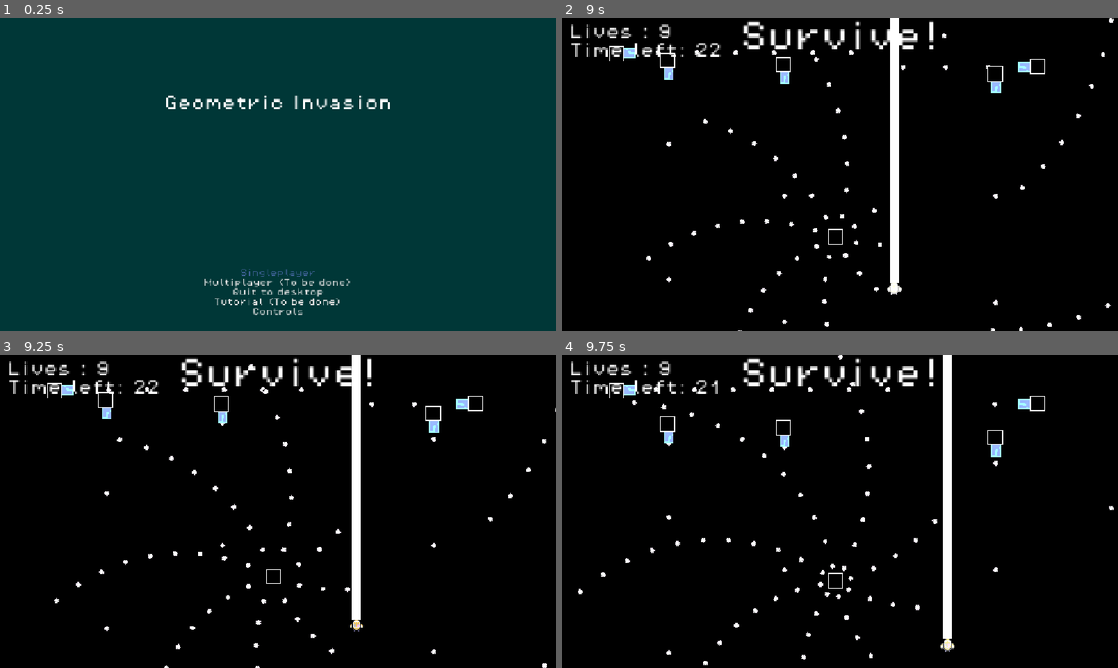
Above: before the commit, frames 1-4 (two rows, left to right).
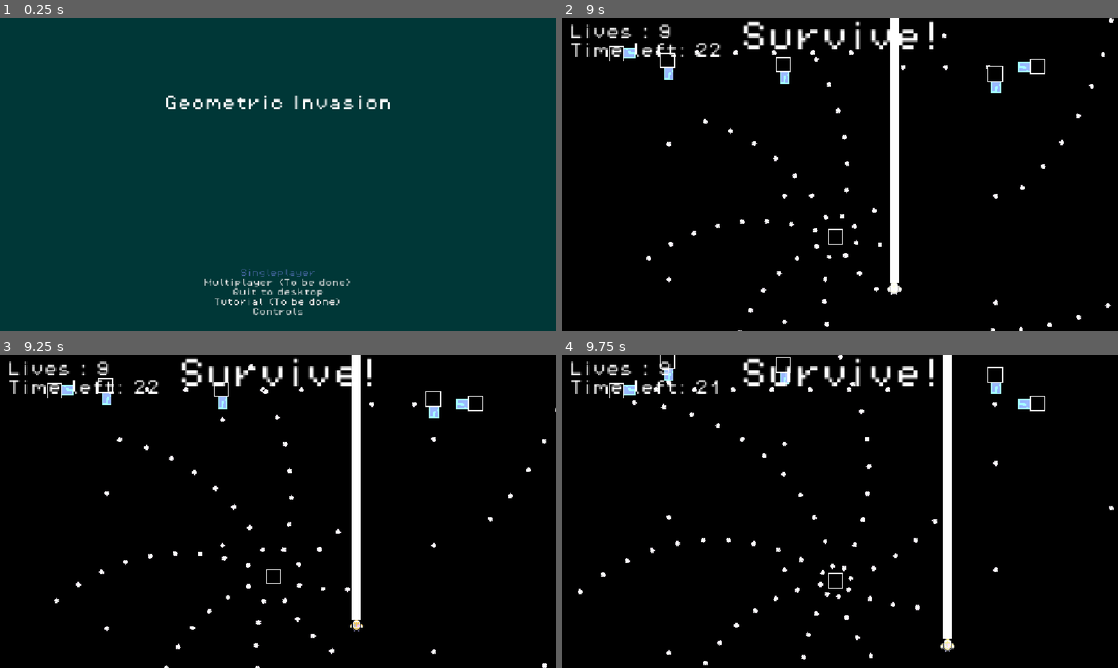
Above: after the commit, the same moments.

Repository: Draftier/Geometric-Invasion-CSS-497
Game: Godot game, scene res://scenes/UI/main_menu.tscn
Same seed, same stepped clock (60 frames per second), same inputs: the game is played once before the commit and once after it.
Inputs:
- Up to frame 1 (0.25 s): no input
- Up to frame 2 (9 s): click "Singleplayer" at 0.5 s; click "Start game" at 1.25 s; hold Right (right) 2.03-2.78 s; tap X (ability) every 2.25 s from 2.1 to 8.85 s; hold Down (down) 2.78-3.53 s; tap Z (shoot) at 2.85, 7.35 s; hold Right (right) 3.53-4.28 s; hold Shift (slow) 3.53-4.28 s; hold Up (up) 4.28-5.03 s; hold Z (shoot) 5.03-5.78 s; hold Left (left) 5.03-6.53 s; tap Shift (slow) at 5.85 s; hold Down (down) 6.53-7.28 s; hold Right (right) 7.28-8.03 s; hold Up (up) 8.03-8.78 s; hold Shift (slow) 8.03-8.78 s; hold Right (right) from 8.78 s (still down)
- Up to frame 3 (9.25 s): keep holding Right (right)
- Up to frame 4 (9.75 s): release Right (right) at 9.53 s; hold Down (down) from 9.53 s (still down); hold Z (shoot) from 9.53 s (still down)

Frames 1-2 are identical in both runs. In frame 3, 0.5% of the frame differs, in the area x 17-80%, y 7-25%; in frame 4, 0.6%, in the area x 17-80%, y 0-33%.
Error in both runs: Invalid access to property or key 'curve' on a base object of type 'Nil'. (res://scripts/enemy/base_enemy.gd:51)

Commit message:
experimenting with bezier curves

Diff:
--- a/geometric-invasion/scenes/Enemy/enemy.tscn
+++ b/geometric-invasion/scenes/Enemy/enemy.tscn
@@ -6,6 +6,7 @@
 [ext_resource type="Script" uid="uid://dmjfjfilssxt6" path="res://scripts/enemy/movement_base.gd" id="2_ixhtt"]
 [ext_resource type="Script" uid="uid://c8u5b5y0i25wp" path="res://scripts/enemy/directional_movement.gd" id="3_ebm38"]
 [ext_resource type="Texture2D" uid="uid://du835wqb2j21b" path="res://assets/sprites/bitmap.png" id="4_5uy6h"]
+[ext_resource type="Script" uid="uid://bho4wgornhjo7" path="res://scripts/enemy/curve_movement.gd" id="4_fx0l5"]
 [ext_resource type="Script" uid="uid://12171bvbqp8w" path="res://scripts/hurt_and_hit_box/hurtbox.gd" id="4_grfqg"]
 [ext_resource type="Script" uid="uid://thlx0gtur2d4" path="res://scripts/enemy/enemy_movement_data.gd" id="4_q0kbr"]
 [ext_resource type="Script" uid="uid://dhan5ja6q4fjx" path="res://scripts/hurt_and_hit_box/hitbox.gd" id="5_eacat"]
@@ -22,9 +23,20 @@
 distance = 0.3
 metadata/_custom_type_script = "uid://c8u5b5y0i25wp"
 
+[sub_resource type="Curve2D" id="Curve2D_q0kbr"]
+_data = {
+"points": PackedVector2Array(0, 0, 0, 0, 0, 0)
+}
+point_count = 1
+
+[sub_resource type="Resource" id="Resource_pg6jp"]
+script = ExtResource("4_fx0l5")
+curve_to_move = SubResource("Curve2D_q0kbr")
+metadata/_custom_type_script = "uid://bho4wgornhjo7"
+
 [sub_resource type="Resource" id="Resource_eacat"]
 script = ExtResource("4_q0kbr")
-movement_array = Array[ExtResource("2_ixhtt")]([SubResource("Resource_ixhtt"), SubResource("Resource_ebm38")])
+movement_array = Array[ExtResource("2_ixhtt")]([SubResource("Resource_ixhtt"), SubResource("Resource_ebm38"), SubResource("Resource_pg6jp")])
 wrap = true
 metadata/_custom_type_script = "uid://thlx0gtur2d4"
 
--- a/geometric-invasion/scripts/enemy/base_enemy.gd
+++ b/geometric-invasion/scripts/enemy/base_enemy.gd
@@ -121,6 +121,7 @@
 		target_pos = self.position + direction_vector.normalized() * distance_to_move
 		print(distance_to_move)
 		print(target_pos)
+
 		# Variables to store initial direction and angle
 		function_direction = direction_vector
 		cur_event = i
@@ -128,7 +129,6 @@
 
 
 		# Wait for current movement to finish then do next movement
-
 		await movement_finished
 
 	# Stop moving
--- /dev/null
+++ b/geometric-invasion/scripts/enemy/curve_movement.gd
@@ -0,0 +1,4 @@
+extends Movement
+class_name CurveMovement
+
+@export var curve_to_move : Curve2D
--- /dev/null
+++ b/geometric-invasion/test.gd
@@ -0,0 +1,16 @@
+extends Sprite2D
+
+var time : float = 0
+var p0 = global_position
+var p1 = Vector2(global_position.x + 100, global_position.y + 300)
+var p2 = Vector2(global_position.x + 400, global_position.y)
+
+func _quadratic_bezier(p0: Vector2, p1: Vector2, p2: Vector2, t: float):
+	var q0 = p0.lerp(p1, t)
+	var q1 = p1.lerp(p2, t)
+	var r = q0.lerp(q1, t)
+	return r
+
+func _physics_process(delta: float) -> void:
+	position = _quadratic_bezier(p0, p1, p2, time)
+	time += delta
--- /dev/null
+++ b/geometric-invasion/test.tscn
@@ -0,0 +1,11 @@
+[gd_scene format=3 uid="uid://cfoq1wv5j00md"]
+
+[ext_resource type="Texture2D" uid="uid://h688hsh4ax6m" path="res://icon.svg" id="1_8uh7m"]
+[ext_resource type="Script" uid="uid://dky5qv5tj4i01" path="res://test.gd" id="2_6uqi0"]
+
+[node name="Node2D" type="Node2D" unique_id=1645698705]
+
+[node name="Sprite2D" type="Sprite2D" parent="." unique_id=664825080]
+position = Vector2(219, 480)
+texture = ExtResource("1_8uh7m")
+script = ExtResource("2_6uqi0")
Not shown, added: geometric-invasion/scripts/enemy/curve_movement.gd.uid
Not shown, added: geometric-invasion/test.gd.uid
